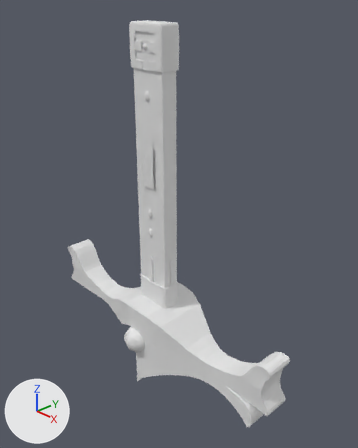
Two versions of the Blender file Swords/Models/AnubisSword/AnubisSwordThreePieceApproachBKP19.blend, one commit apart.
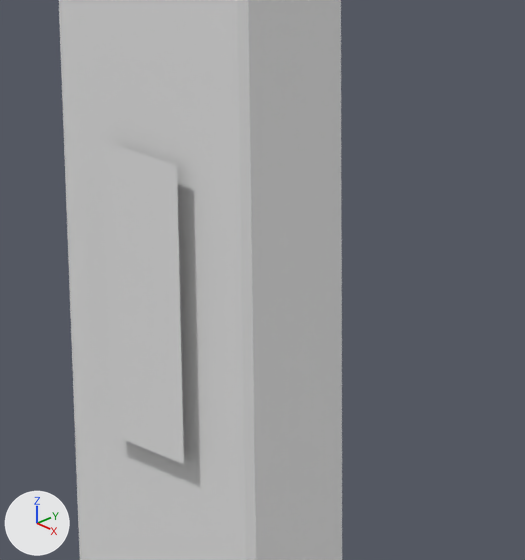
Old and new are each drawn whole from a camera (50 mm lens) standing at (0.496, -0.425, 0.496) and looking at (0.022, 0.022, 0.189) and again close up on the part from 35% to 57% of the width and 27% to 45% of the height. Every picture has the same lights, and +X, +Y and +Z are marked at lower left.

The scene before the commit, as lines of its bpy script (objects in view):
```python
me_cube_003 = bpy.data.meshes.new('Cube.003')
me_cube_003.from_pydata(...)  # 16 vertices, 14 faces; spans x -1.0..1.0, y -1.0..1.0, z -0.98..0.54
me_plane = bpy.data.meshes.new('Plane')
me_plane.from_pydata([(-0.0114, -0.0156, 0.2501), (0.0114, -0.0156, 0.2501), (-0.0114, -0.0156, 0.311), (0.0114, -0.0156, 0.311)], [], [(0, 1, 3, 2)])
ob_handle = bpy.data.objects.new('Handle', me_cube_003)
ob_handle.location = (0.0, 0.0, 0.3199)
ob_handle.scale = (0.028, 0.0125, 0.255)
_vg = ob_handle.vertex_groups.new(name='BevelBlackHandle')
_vg.add([5, 6, 8, 10, 12, 13, 14, 15], 1.0, 'REPLACE')
_m = ob_handle.modifiers.new('Bevel', 'BEVEL')
_m.width = 0.05
_m.width_pct = 0.05
_m.limit_method = 'VGROUP'
_m.vertex_group = 'BevelBlackHandle'
_m.offset_type = 'DEPTH'
ob_plane = bpy.data.objects.new('Plane', me_plane)
ob_plane.location = (0.0, 0.0, 0.0)
_m = ob_plane.modifiers.new('Mirror', 'MIRROR')
_m.use_axis = (False, True, False)
_m.mirror_object = ob_handle
```
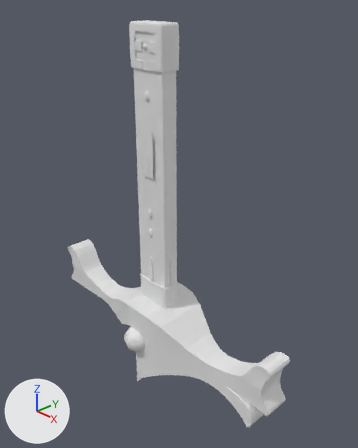
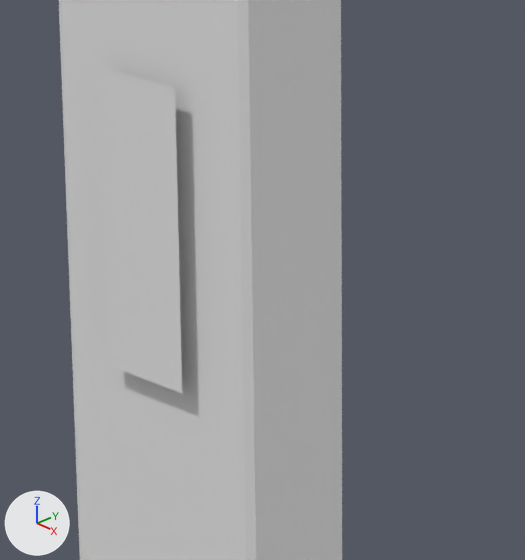
What differs and where, as boxes [x1, y1, x2, y2] in the close-ups (525 x 560 px):
'Plane', moved: before [101, 141, 184, 464]; after [98, 66, 182, 393]

The change in detail:
Object 'Plane' (ob_plane) moves from (0.0, 0.0, 0.0) to (0.0, 0.0, 0.0148).
